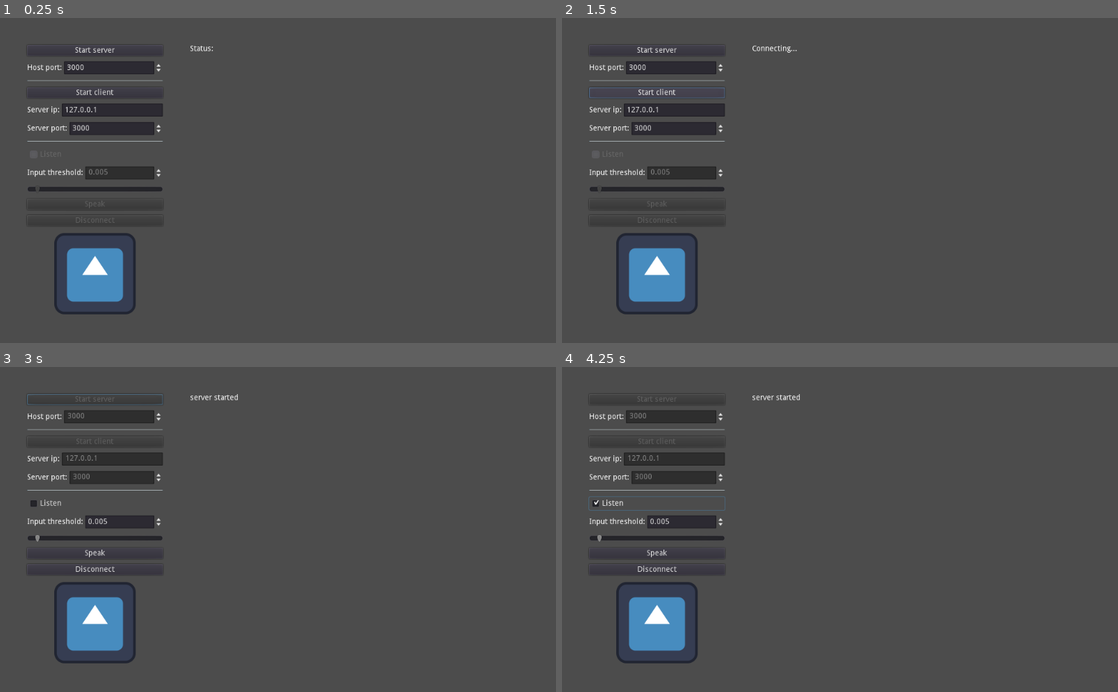
Above: before the commit, frames 1-4 (two rows, left to right).
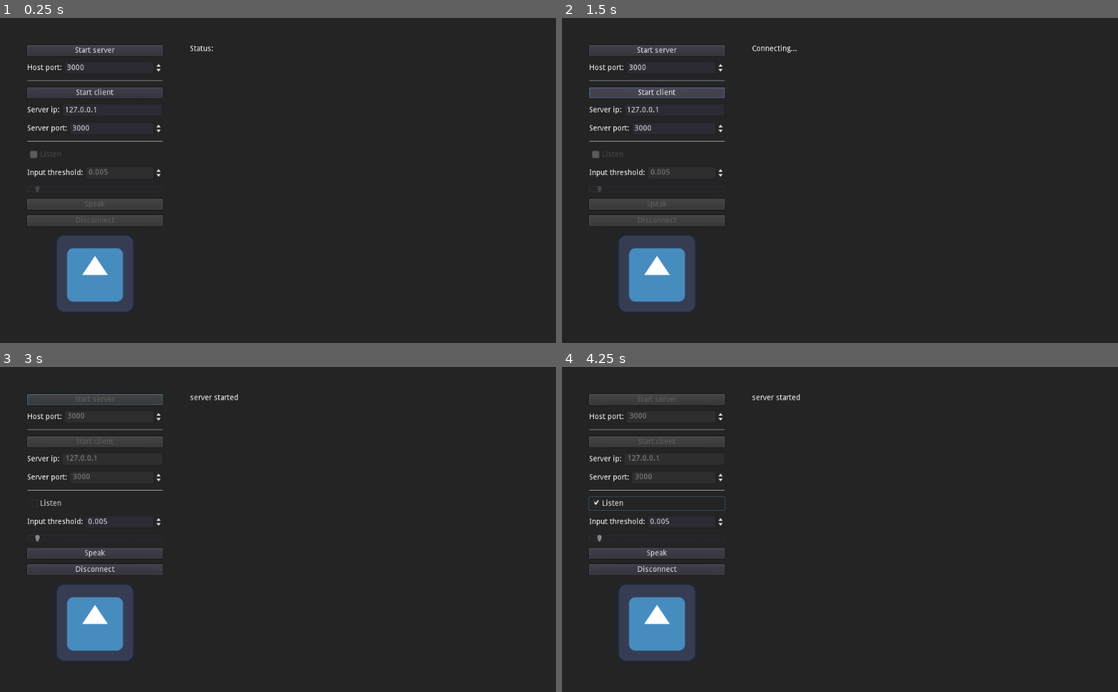
Above: after the commit, the same moments.

Repository: ikbencasdoei/godot-voip
Game: Godot game, scene res://addons/godot-voip/demo/Demo.tscn
Same seed, same stepped clock (60 frames per second), same inputs: the game is played once before the commit and once after it. The engine's default icon, where the game draws it, is replaced by a stand-in: a white triangle on a blue panel in a dark square.
Inputs:
- Up to frame 1 (0.25 s): no input
- Up to frame 2 (1.5 s): click "Start client" at 0.5 s; click "Start client" at 1.25 s
- Up to frame 3 (3 s): click "Start client" at 2 s; click "Start server" at 2.75 s
- Up to frame 4 (4.25 s): click "Listen" at 3.5 s

The runs differ from the first frame. In frame 1, 90% of the frame differs, in the area x 0-100%, y 0-100%; in frame 2, 90%; in frame 3, 90%; in frame 4, 90%.

Commit message:
Better background color

Diff:
--- a/project.godot
+++ b/project.godot
@@ -36,6 +36,7 @@
 run/main_scene="res://addons/godot-voip/demo/Demo.tscn"
 boot_splash/image="res://icon.png"
 boot_splash/fullsize=false
+boot_splash/bg_color=Color( 0.141176, 0.141176, 0.141176, 1 )
 config/icon="res://icon.png"
 
 [audio]
@@ -50,4 +51,5 @@
 [rendering]
 
 quality/driver/driver_name="GLES2"
+environment/default_clear_color=Color( 0.141176, 0.141176, 0.141176, 1 )
 environment/default_environment="res://default_env.tres"
